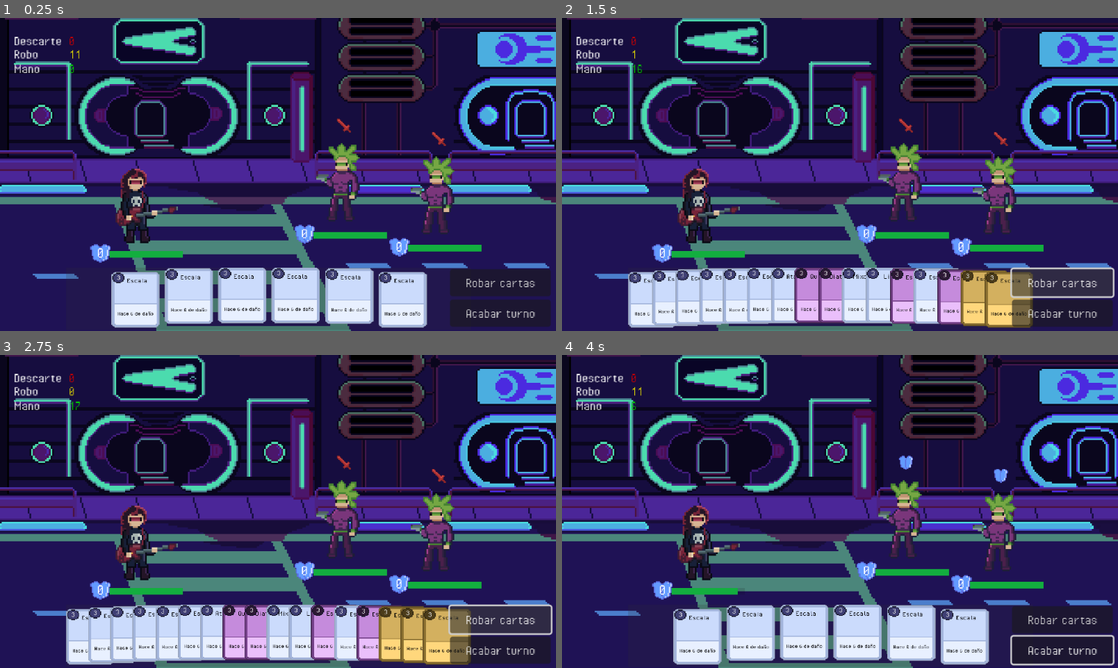
Above: before the commit, frames 1-4 (two rows, left to right).
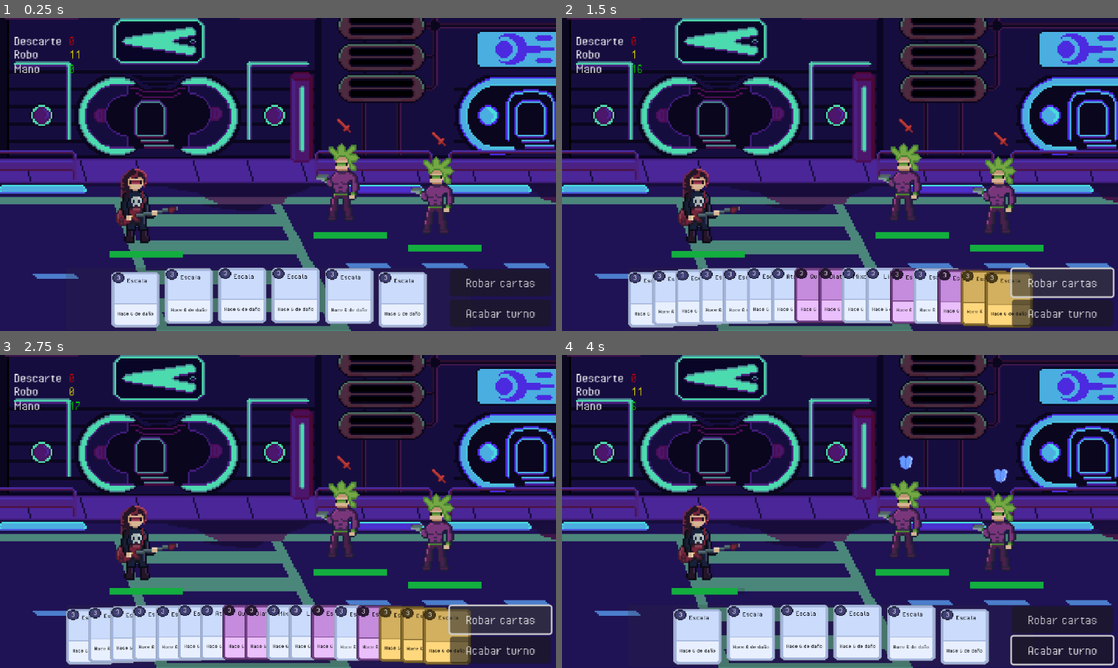
Above: after the commit, the same moments.

Repository: pablo-moreno/cyberdeck
Game: Godot game, scene res://scenes/battle.tscn
The game is run twice, just before and just after one commit, with the same random seed, the same clock (stepped at 60 frames per second) and the same inputs.
Inputs (mouse positions are in pixels of both pictures, inside the frame that each line leads up to):
- Up to frame 1 (0.25 s): no input
- Up to frame 2 (1.5 s): click "Robar cartas" at 0.5 s; click "Robar cartas" at 1.25 s
- Up to frame 3 (2.75 s): click "Robar cartas" at 2 s
- Up to frame 4 (4 s): click "Acabar turno" at 2.75 s; move the mouse to (962, 495) at 3.52 s; click (962, 495) at 3.67 s

The runs differ from the first frame. In frame 1, 0.5% of the frame differs, in the area x 16-74%, y 66-79%; in frame 2, 0.5%; in frame 3, 0.5%; in frame 4, 0.5%.

Commit message:
fix: display properly shield counter

Diff:
--- a/scenes/enemies/enemy.tscn
+++ b/scenes/enemies/enemy.tscn
@@ -41,6 +41,14 @@
 offset_top = -57.0
 offset_bottom = -57.0
 
+[node name="ShieldAction2" parent="Actions" instance=ExtResource("5_nb6gf")]
+offset_top = -114.0
+offset_bottom = -114.0
+
+[node name="AttackAction2" parent="Actions" instance=ExtResource("4_fcftc")]
+offset_top = -116.0
+offset_bottom = -116.0
+
 [node name="TextureProgressBar" parent="." instance=ExtResource("6_nb6gf")]
 offset_left = -35.0
 offset_top = 60.0
--- a/scenes/ui/progress_health_bar_gradient.tscn
+++ b/scenes/ui/progress_health_bar_gradient.tscn
@@ -31,11 +31,13 @@
 metadata/_custom_type_script = "uid://cpqf0hrf0rllp"
 
 [node name="ShieldSprite" type="Sprite2D" parent="."]
+visible = false
 position = Vector2(-31.2038, 0.360991)
 scale = Vector2(4.43867, 0.177272)
 texture = ExtResource("2_6my8s")
 
 [node name="ShieldLabel" type="Label" parent="."]
+visible = false
 layout_mode = 0
 offset_left = -67.2082
 offset_top = -0.631735
--- a/scripts/common/health.gd
+++ b/scripts/common/health.gd
@@ -73,6 +73,11 @@
     changed_current_shield.emit(current_shield)
 
 
+func reset_shield() -> void:
+    current_shield = 0
+    changed_current_shield.emit(0)
+
+
 func increase_max_health(amount: int) -> void:
     """
     Handles maximum health increment
--- a/scripts/enemies/enemy.gd
+++ b/scripts/enemies/enemy.gd
@@ -25,6 +25,7 @@
 
 
 func play():
+    health.reset_shield()
     _apply_next_action()
     turn_ended.emit(self)
 
--- a/scripts/ui/health_bar.gd
+++ b/scripts/ui/health_bar.gd
@@ -32,7 +32,7 @@
         shield_label.visible = true
         shield_sprite.visible = true
     else:
-        shield_label.visible = true
-        shield_sprite.visible = true
+        shield_label.visible = false
+        shield_sprite.visible = false
 
     shield_label.text = str(value)
